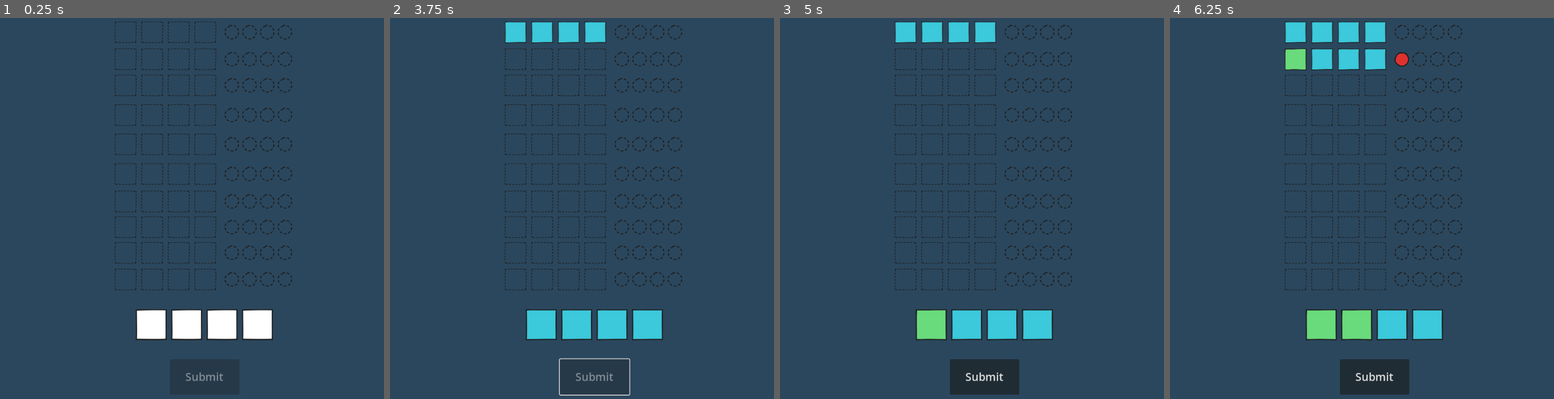
Above: before the commit, frames 1-4 (left to right).
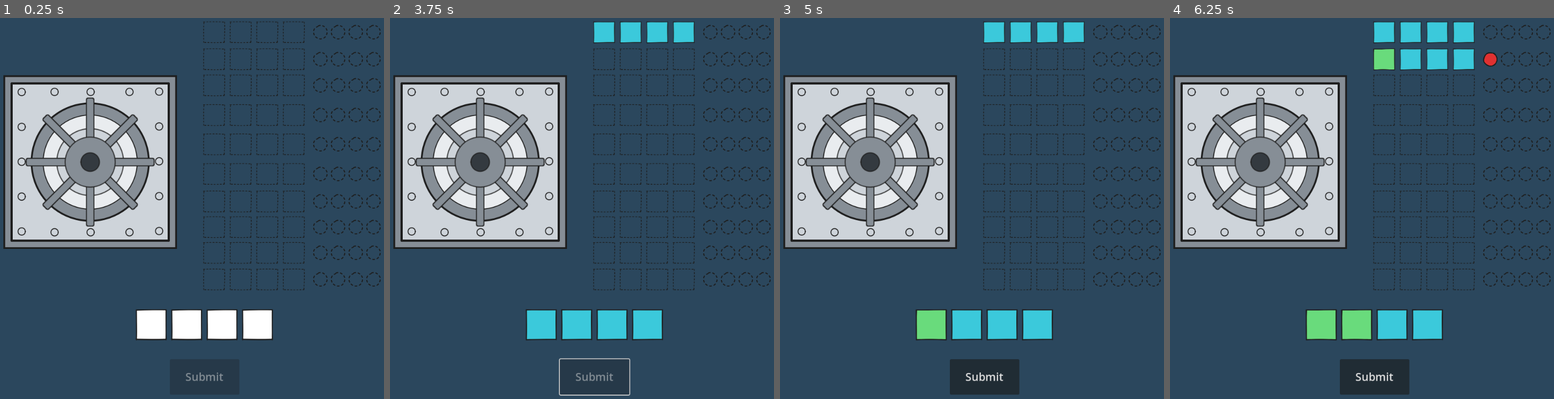
Above: after the commit, the same moments.

Repository: mromphf/mastermind
Game: Godot game, scene res://root.tscn
The game is run twice, just before and just after one commit, with the same random seed, the same clock (stepped at 60 frames per second) and the same inputs.
Inputs (mouse positions are in pixels of both pictures, inside the frame that each line leads up to):
- Up to frame 1 (0.25 s): no input
- Up to frame 2 (3.75 s): click (539, 322) at 0.5 s; click (578, 322) at 1.25 s; click (612, 322) at 2 s; click (647, 322) at 2.75 s; click "Submit" at 3.5 s
- Up to frame 3 (5 s): click (929, 322) at 4.25 s
- Up to frame 4 (6.25 s): click "Submit" at 5 s; click (1358, 322) at 5.75 s

The runs differ from the first frame. In frame 1, 24% of the frame differs, in the area x 0-100%, y 0-72%; in frame 2, 26%; in frame 3, 26%; in frame 4, 28%.

Commit message:
Vault animation on code cracked.

Diff:
--- a/Board.tscn
+++ b/Board.tscn
@@ -19,8 +19,8 @@
 [node name="OutputHousing" type="Control" parent="."]
 layout_mode = 3
 anchors_preset = 0
-offset_left = 240.0
-offset_right = 720.0
+offset_left = 440.0
+offset_right = 920.0
 offset_bottom = 680.0
 
 [node name="output1" parent="OutputHousing" instance=ExtResource("1_2df6f")]
--- /dev/null
+++ b/Vault.gd
@@ -0,0 +1,17 @@
+extends Node2D
+
+signal unlocked
+
+
+func _rotate():
+	$Lock.rotate(deg_to_rad(10))
+	if $Lock.rotation_degrees >= 360:
+		$Timer.stop()
+		$Unlock.play()
+		$Lock.rotation_degrees = 0
+		emit_signal("unlocked")
+
+
+func unlock():
+	$Spin.play()
+	$Timer.start()
--- /dev/null
+++ b/Vault.tscn
@@ -0,0 +1,27 @@
+[gd_scene load_steps=6 format=3 uid="uid://dpsmeeaq75aic"]
+
+[ext_resource type="Script" path="res://Vault.gd" id="1_cxcj2"]
+[ext_resource type="Texture2D" uid="uid://b64b5i3m2tkps" path="res://img/vault_door.svg" id="1_nes0a"]
+[ext_resource type="Texture2D" uid="uid://dgpwxwmburcd4" path="res://img/vault_lock.svg" id="2_v6vew"]
+[ext_resource type="AudioStream" uid="uid://bexk88yp15jx4" path="res://sfx/bike_chain.mp3" id="4_l01s2"]
+[ext_resource type="AudioStream" uid="uid://xu8xfenextxb" path="res://sfx/unlock.mp3" id="5_vc4vu"]
+
+[node name="Vault" type="Node2D"]
+script = ExtResource("1_cxcj2")
+
+[node name="Door" type="Sprite2D" parent="."]
+texture = ExtResource("1_nes0a")
+
+[node name="Lock" type="Sprite2D" parent="."]
+texture = ExtResource("2_v6vew")
+
+[node name="Timer" type="Timer" parent="."]
+wait_time = 0.05
+
+[node name="Spin" type="AudioStreamPlayer" parent="."]
+stream = ExtResource("4_l01s2")
+
+[node name="Unlock" type="AudioStreamPlayer" parent="."]
+stream = ExtResource("5_vc4vu")
+
+[connection signal="timeout" from="Timer" to="." method="_rotate"]
--- a/root.gd
+++ b/root.gd
@@ -49,14 +49,16 @@
 	return Submission.new(submission.values(), reds.size(), whites)
 
 
+func on_unlocked():
+		$GameOver.render(code, true)
+
+
 func on_submission(submission: Dictionary):
 	var evaluated: Submission = _evaluate(submission)
-
 	$Board.update(rnd, evaluated)
 
 	if submission == code:
-		$Unlocked.play()
-		$GameOver.render(code, true)
+		$Vault.unlock()
 	elif rnd == _MAX_ROUNDS:
 		$Buzzer.play()
 		$GameOver.render(code)
--- a/root.tscn
+++ b/root.tscn
@@ -1,8 +1,9 @@
-[gd_scene load_steps=7 format=3 uid="uid://dao0nq3oawri0"]
+[gd_scene load_steps=8 format=3 uid="uid://dao0nq3oawri0"]
 
 [ext_resource type="PackedScene" uid="uid://bpq47b3uc84so" path="res://Hud.tscn" id="1_6aub6"]
 [ext_resource type="PackedScene" uid="uid://j5a1mjrxu15r" path="res://Board.tscn" id="1_6ygrk"]
 [ext_resource type="Script" path="res://root.gd" id="1_nedjg"]
+[ext_resource type="PackedScene" uid="uid://dpsmeeaq75aic" path="res://Vault.tscn" id="4_cet3u"]
 [ext_resource type="PackedScene" uid="uid://dhoronxqmj2jb" path="res://GameOver.tscn" id="4_xing0"]
 [ext_resource type="AudioStream" uid="uid://ovdaoyooxfse" path="res://sfx/buzzer.mp3" id="5_gd82g"]
 [ext_resource type="AudioStream" uid="uid://xu8xfenextxb" path="res://sfx/unlock.mp3" id="6_rrw65"]
@@ -18,6 +19,9 @@
 offset_right = 300.0
 offset_bottom = 639.0
 
+[node name="Vault" parent="." instance=ExtResource("4_cet3u")]
+position = Vector2(240, 354)
+
 [node name="GameOver" parent="." instance=ExtResource("4_xing0")]
 visible = false
 
@@ -28,4 +32,5 @@
 stream = ExtResource("6_rrw65")
 
 [connection signal="publish_submission" from="HUD" to="." method="on_submission"]
+[connection signal="unlocked" from="Vault" to="." method="on_unlocked"]
 [connection signal="play_again" from="GameOver" to="." method="on_play_again"]
Not shown, added: sfx/bike_chain.mp3.import
Not shown, added: sfx/bike_chain.mp3
